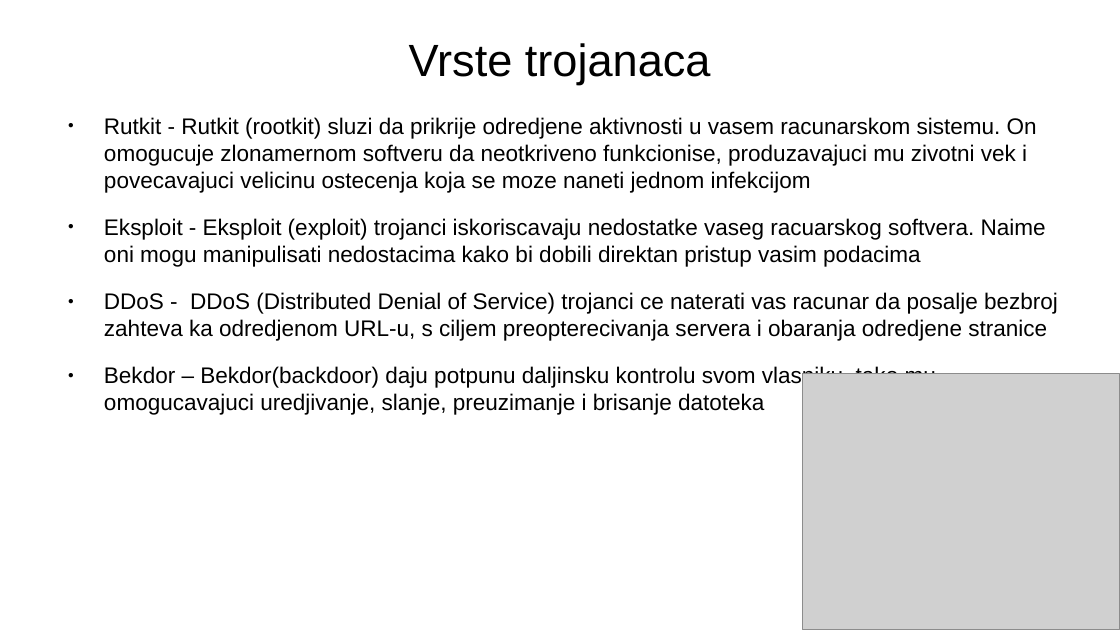
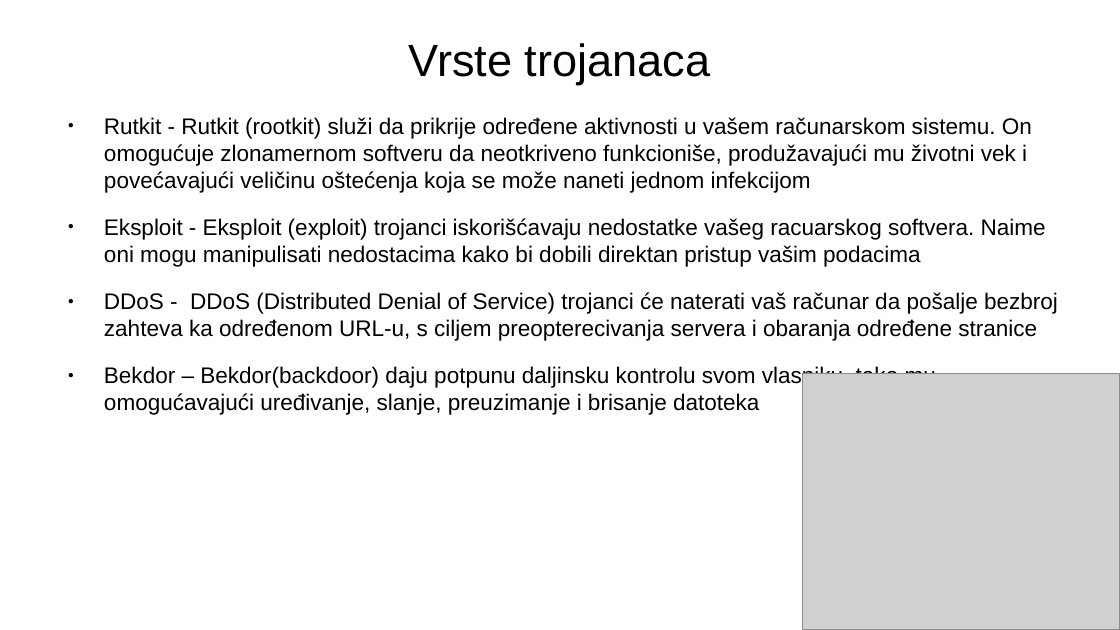
Before and after one commit to vukvuk21/RID, a slide deck: slide 11 of rid_2022_seminarski/mi19120_Luka_Vukotic/Predavanje_1/Racunarstvo_i_drustvo.odp. Drawn at 1120x630 pixels with LibreOffice and Linux fonts; fonts in the diff are those of the drawing; grey boxes stand for pictures. Boxes give left, top, right and bottom in pixels: in the first picture for what was removed or moved away, otherwise in the second. Text is boxed around its words. In the diff, an @@ line names an element or a change of style, - is before the commit and + after.

```diff
--- a/rid_2022_seminarski/mi19120_Luka_Vukotic/Predavanje_1/Racunarstvo_i_drustvo.odp
+++ b/rid_2022_seminarski/mi19120_Luka_Vukotic/Predavanje_1/Racunarstvo_i_drustvo.odp
@@ text at [104, 117, 1058, 415]: text changed @@
-● Rutkit - Rutkit (rootkit) sluzi da prikrije odredjene aktivnosti u vasem racunarskom sistemu. On omogucuje zlonamernom softveru da neotkriveno funkcionise, produzavajuci mu zivotni vek i povecavajuci velicinu ostecenja koja se moze naneti jednom infekcijom
-● Eksploit - Eksploit (exploit) trojanci iskoriscavaju nedostatke vaseg racuarskog softvera. Naime oni mogu manipulisati nedostacima kako bi dobili direktan pristup vasim podacima
-● DDoS - DDoS (Distributed Denial of Service) trojanci ce naterati vas racunar da posalje bezbroj zahteva ka odredjenom URL-u, s ciljem preopterecivanja servera i obaranja odredjene stranice
-● Bekdor – Bekdor(backdoor) daju potpunu daljinsku kontrolu svom vlasniku, tako mu omogucavajuci uredjivanje, slanje, preuzimanje i brisanje datoteka
+● Rutkit - Rutkit (rootkit) služi da prikrije određene aktivnosti u vašem računarskom sistemu. On omogućuje zlonamernom softveru da neotkriveno funkcioniše, produžavajući mu životni vek i povećavajući veličinu oštećenja koja se može naneti jednom infekcijom
+● Eksploit - Eksploit (exploit) trojanci iskorišćavaju nedostatke vašeg racuarskog softvera. Naime oni mogu manipulisati nedostacima kako bi dobili direktan pristup vašim podacima
+● DDoS - DDoS (Distributed Denial of Service) trojanci će naterati vaš računar da pošalje bezbroj zahteva ka određenom URL-u, s ciljem preopterecivanja servera i obaranja određene stranice
+● Bekdor – Bekdor(backdoor) daju potpunu daljinsku kontrolu svom vlasniku, tako mu omogućavajući uređivanje, slanje, preuzimanje i brisanje datoteka
```
Also in this commit, not shown: 14 other slides changed, 5 other files.
